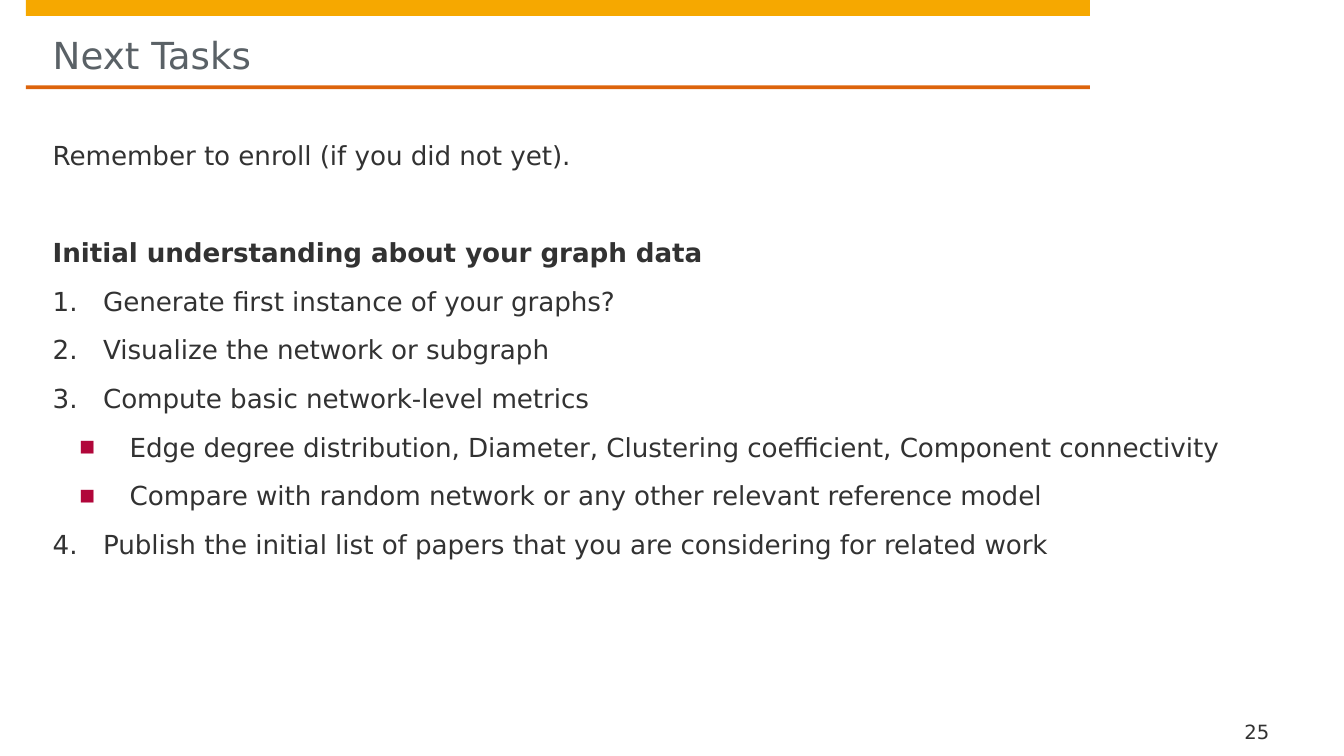
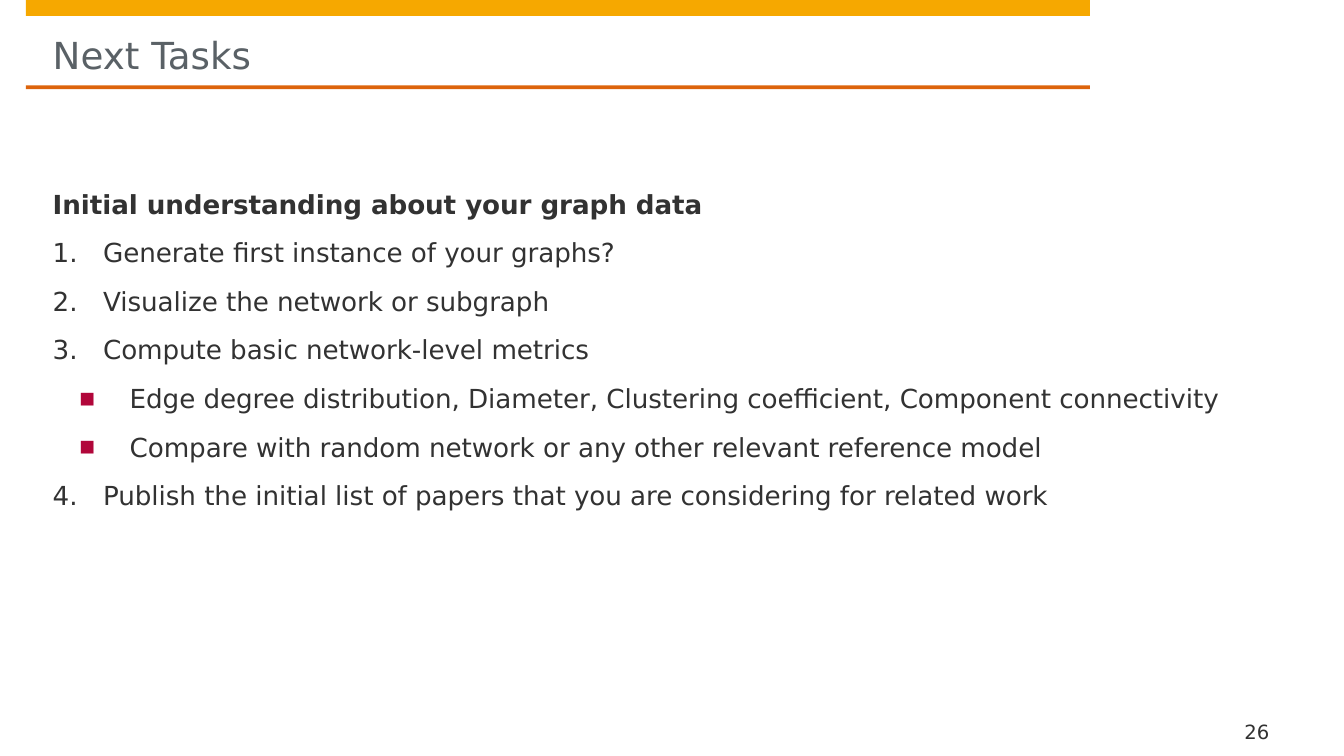
Before and after one commit to hpi-sam/GNN-Course-2020, a slide deck: slide 26 of 4. Messaging Passing for Node Classification.pptx (slide 25 before the commit). Drawn at 1344x756 pixels with LibreOffice and Linux fonts; fonts in the diff are those of the drawing; background and template pictures are left out. Boxes give left, top, right and bottom in pixels: in the first picture for what was removed or moved away, otherwise in the second. Text is boxed around its words. In the diff, an @@ line names an element or a change of style, - is before the commit and + after.

```diff
--- a/4. Messaging Passing for Node Classification.pptx
+++ b/4. Messaging Passing for Node Classification.pptx
@@ text at (x1=53, y1=145, x2=570, y2=171): paragraph removed @@
-Remember to enroll (if you did not yet).
@@ page number at (x1=1244, y1=724, x2=1269, y2=740): text changed @@
-25
+26
```
Also in this commit, not shown: 4 other slides changed, 3 slides added, 2 slides removed.
